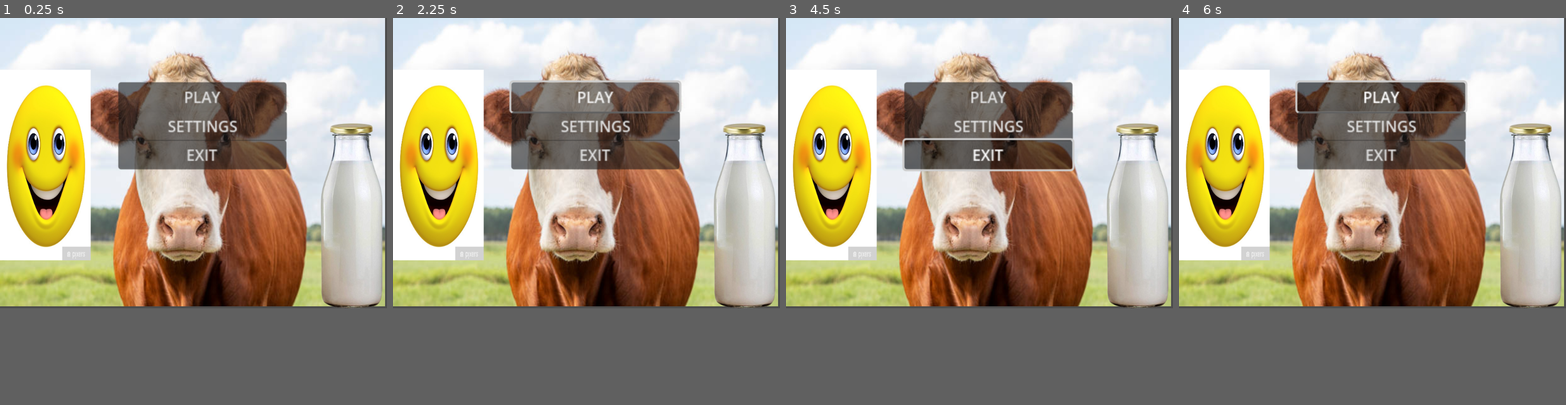
Above: before the commit, frames 1-4 (left to right).
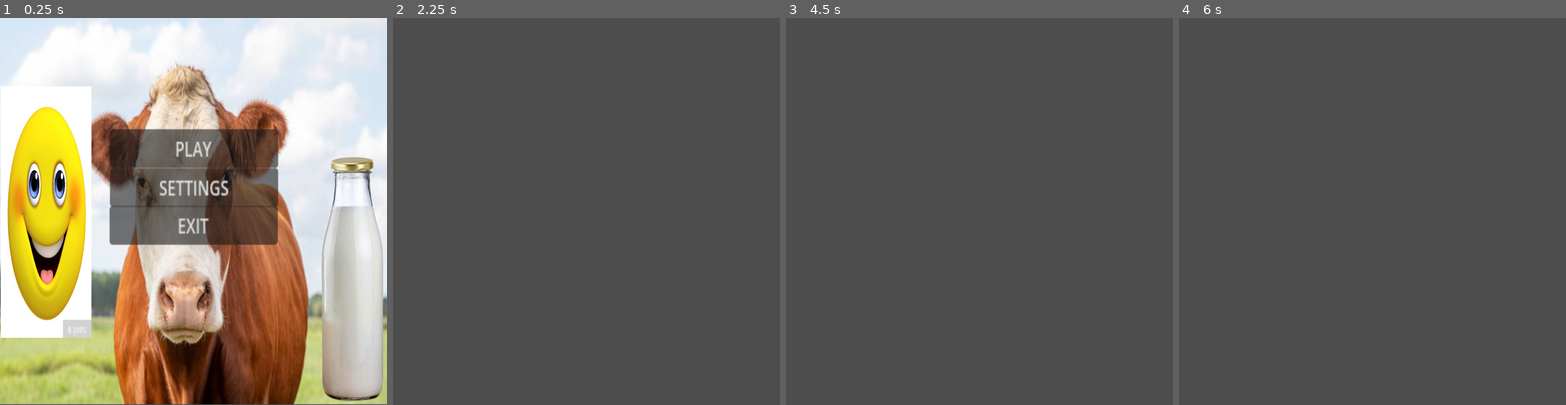
Above: after the commit, the same moments.

Repository: Temia116/Milkle_gamefart
Game: Godot game, scene res://title.tscn
Two runs of this game, one before a commit and one after it. Both use one fixed random seed, a clock stepped at 60 frames per second and the inputs below.
Inputs (mouse positions are in pixels of both pictures, inside the frame that each line leads up to):
- Up to frame 1 (0.25 s): no input
- Up to frame 2 (2.25 s): click "SETTINGS" at 0.5 s; click (586, 99) at 1.25 s, where only the run after the commit has a clickable "GO BACK"; click "PLAY" at 2 s
- Up to frame 3 (4.5 s): click (987, 95) at 2.75 s, where only the run before the commit has a clickable "PLAY"; click (987, 95) at 3.5 s, where only the run before the commit has a clickable "PLAY"; tap Enter at 4.25 s; move the mouse to (1064, 149) at 4.27 s; click (1064, 149) at 4.42 s
- Up to frame 4 (6 s): move the mouse to (1295, 176) at 5.02 s; click (1295, 176) at 5.17 s; move the mouse to (1411, 99) at 5.77 s; click (1411, 99) at 5.92 s
In our replay, the window is 800x600 before the commit and 800x800 after it. These sizes can differ from the game's own. Grey fills any space a smaller window leaves; there, only what the larger window draws over its background counts as a difference.

The runs differ from the first frame. In frame 1, 67% of the frame differs, in the area x 0-100%, y 0-100%; in frame 2, 72%, in the area x 0-100%, y 0-75%; in frame 3, 72%; in frame 4, 71%.

Commit message:
ooga booga

Diff:
--- /dev/null
+++ b/ball.tscn
@@ -0,0 +1,12 @@
+[gd_scene load_steps=2 format=3 uid="uid://chhx0225axigh"]
+
+[sub_resource type="CircleShape2D" id="CircleShape2D_cbx31"]
+
+[node name="Ball" type="Node2D"]
+
+[node name="Ball" type="RigidBody2D" parent="."]
+
+[node name="CollisionShape2D" type="CollisionShape2D" parent="Ball"]
+shape = SubResource("CircleShape2D_cbx31")
+
+[node name="Sprite2D" type="Sprite2D" parent="Ball"]
--- /dev/null
+++ b/button.gd
@@ -0,0 +1 @@
+extends Button
--- a/cannon.gd
+++ b/cannon.gd
@@ -1 +1,141 @@
+# PeggleLauncher.gd - Main launcher controller for Peggle-like game
 extends Node2D
+
+@export var ball_scene: PackedScene
+@export var ball_speed: float = 800.0
+@export var max_angle: float = 75.0  # Maximum angle from vertical (degrees)
+@export var aim_line_length: float = 200.0
+@export var aim_line_segments: int = 50
+@export var trajectory_segments: int = 30
+@export var show_trajectory: bool = true
+
+var can_shoot: bool = true
+var aim_angle: float = 0.0  # Angle from vertical (0 = straight up)
+var launch_position: Vector2
+var mouse_position: Vector2
+
+@onready var aim_line: Line2D = $AimLine
+@onready var trajectory_line: Line2D = $TrajectoryLine
+@onready var cannon: Sprite2D = $Cannon
+
+func _ready():
+	launch_position = global_position
+	setup_aim_line()
+	setup_trajectory_line()
+
+func _process(delta):
+	update_aiming()
+	draw_aim_assistance()
+
+func _input(event):
+	if event is InputEventMouseButton:
+		if event.button_index == MOUSE_BUTTON_LEFT and event.pressed and can_shoot:
+			shoot_ball()
+
+func update_aiming():
+	mouse_position = get_global_mouse_position()
+
+	# Calculate vector from launcher to mouse
+	var mouse_offset = mouse_position - launch_position
+
+	# Convert to angle from vertical (Peggle style)
+	# In Peggle, 0 degrees is straight up, positive angles go right
+	var angle_from_vertical = rad_to_deg(atan2(mouse_offset.x, -mouse_offset.y))
+
+	# Clamp angle to valid range
+	aim_angle = clamp(angle_from_vertical, -max_angle, max_angle)
+
+	# Update cannon rotation
+	if cannon:
+		cannon.rotation = deg_to_rad(aim_angle)
+
+	# Debug info
+	print("Mouse Offset: ", mouse_offset)
+	print("Aim Angle: ", aim_angle, "°")
+
+func draw_aim_assistance():
+	update_aim_line()
+	if show_trajectory:
+		update_trajectory_preview()
+
+func update_aim_line():
+	if not aim_line:
+		return
+
+	aim_line.clear_points()
+
+	# Calculate aim direction
+	var aim_direction = Vector2(sin(deg_to_rad(aim_angle)), -cos(deg_to_rad(aim_angle)))
+
+	# Draw aim line
+	var end_point = launch_position + aim_direction * aim_line_length
+	aim_line.add_point(Vector2.ZERO)  # Relative to launcher position
+	aim_line.add_point(to_local(end_point))
+
+func update_trajectory_preview():
+	if not trajectory_line:
+		return
+
+	trajectory_line.clear_points()
+
+	# Calculate initial velocity
+	var aim_direction = Vector2(sin(deg_to_rad(aim_angle)), -cos(deg_to_rad(aim_angle)))
+	var initial_velocity = aim_direction * ball_speed
+
+	# Simulate trajectory
+	var pos = launch_position
+	var velocity = initial_velocity
+	var gravity = Vector2(0, 980)  # Gravity force
+	var time_step = 0.02
+
+	for i in range(trajectory_segments):
+		trajectory_line.add_point(to_local(pos))
+
+		# Update physics
+		velocity += gravity * time_step
+		pos += velocity * time_step
+
+		# Stop if ball goes off screen
+		if pos.y > get_viewport().size.y + 100:
+			break
+
+func shoot_ball():
+	if not ball_scene or not can_shoot:
+		return
+
+	can_shoot = false
+
+	# Create ball
+	var ball = ball_scene.instantiate()
+	get_parent().add_child(ball)
+	ball.global_position = launch_position
+
+	# Calculate launch direction and velocity
+	var aim_direction = Vector2(sin(deg_to_rad(aim_angle)), -cos(deg_to_rad(aim_angle)))
+	var launch_velocity = aim_direction * ball_speed
+
+	# Setup ball
+	if ball.has_method("launch"):
+		ball.launch(launch_velocity)
+
+	# Re-enable shooting after delay (optional)
+	await get_tree().create_timer(1.0).timeout
+	can_shoot = true
+
+func setup_aim_line():
+	if not aim_line:
+		aim_line = Line2D.new()
+		add_child(aim_line)
+
+	aim_line.width = 3.0
+	aim_line.default_color = Color.RED
+	aim_line.z_index = 10
+
+func setup_trajectory_line():
+	if not trajectory_line:
+		trajectory_line = Line2D.new()
+		add_child(trajectory_line)
+
+	trajectory_line.width = 2.0
+	trajectory_line.default_color = Color(1, 1, 0, 0.7)  # Semi-transparent yellow
+	trajectory_line.z_index = 5
--- a/cannon.tscn
+++ b/cannon.tscn
@@ -1,5 +1,13 @@
-[gd_scene load_steps=2 format=3 uid="uid://d4kdt8ofi1v52"]
+[gd_scene load_steps=3 format=3 uid="uid://h5f5t0p3fjlq"]
 
-[ext_resource type="PackedScene" uid="uid://d4kdt8ofi1v52" path="res://cannon.tscn" id="1_i10un"]
+[ext_resource type="Script" uid="uid://cgupchcfb30po" path="res://cannon.gd" id="1_23j6s"]
+[ext_resource type="Texture2D" uid="uid://ccotd42huvyiv" path="res://Game assets/shooter.png" id="2_72ky0"]
 
-[node name="Cannon" instance=ExtResource("1_i10un")]
+[node name="cannon" type="Node2D"]
+script = ExtResource("1_23j6s")
+
+[node name="Shooter" type="Sprite2D" parent="."]
+position = Vector2(531, 88)
+scale = Vector2(0.495098, 0.495098)
+texture = ExtResource("2_72ky0")
+offset = Vector2(-20, 10)
--- a/game.tscn
+++ b/game.tscn
@@ -1,9 +1,6 @@
-[gd_scene load_steps=3 format=3 uid="uid://dfclp1rnqmdfv"]
+[gd_scene load_steps=2 format=3 uid="uid://c1xgpfflybmuw"]
 
 [ext_resource type="Script" uid="uid://5e5y5n4cxsi8" path="res://game.gd" id="1_80nbo"]
-[ext_resource type="PackedScene" uid="uid://d4kdt8ofi1v52" path="res://cannon.tscn" id="2_feb5d"]
 
-[node name="Game"]
+[node name="Game" type="Node2D"]
 script = ExtResource("1_80nbo")
-
-[node name="Cannon" parent="." index="0" instance=ExtResource("2_feb5d")]
--- /dev/null
+++ b/options.gd
@@ -0,0 +1,6 @@
+extends Control
+
+
+
+func _on_button_pressed():
+	get_tree().change_scene_to_file("res://title.tscn")
--- /dev/null
+++ b/options.tscn
@@ -0,0 +1,41 @@
+[gd_scene load_steps=2 format=3 uid="uid://beb5h7brr5y6y"]
+
+[ext_resource type="Script" uid="uid://gf1c642abm5q" path="res://options.gd" id="1_5v8ap"]
+
+[node name="Options" type="Control"]
+layout_mode = 3
+anchors_preset = 15
+anchor_right = 1.0
+anchor_bottom = 1.0
+offset_left = 2.0
+offset_top = -2.0
+offset_right = 2.0
+offset_bottom = -2.0
+grow_horizontal = 2
+grow_vertical = 2
+script = ExtResource("1_5v8ap")
+
+[node name="TextEdit" type="TextEdit" parent="."]
+layout_mode = 0
+offset_left = 93.0
+offset_top = 174.0
+offset_right = 964.0
+offset_bottom = 228.0
+theme_override_font_sizes/font_size = 35
+text = "WORK IN PROGRESS GO AWAY OR SIT ON MY FACE
+
+"
+
+[node name="Button" type="Button" parent="."]
+layout_mode = 1
+anchors_preset = -1
+anchor_left = -0.019
+anchor_right = -0.019
+offset_left = 358.456
+offset_top = 256.0
+offset_right = 709.456
+offset_bottom = 316.0
+theme_override_font_sizes/font_size = 50
+text = "GO BACK"
+
+[connection signal="pressed" from="Button" to="." method="_on_button_pressed"]
--- a/project.godot
+++ b/project.godot
@@ -18,4 +18,4 @@
 [display]
 
 window/size/viewport_width=1024
-window/size/viewport_height=768
+window/size/viewport_height=1024
--- a/title.gd
+++ b/title.gd
@@ -3,3 +3,11 @@
 
 func _on_play_pressed():
 	get_tree().change_scene_to_file("res://game.tscn")
+
+
+func _on_settings_pressed():
+	get_tree().change_scene_to_file("res://options.tscn")
+
+
+func _on_exit_pressed():
+	get_tree().quit()
--- a/title.tscn
+++ b/title.tscn
@@ -17,8 +17,9 @@
 [node name="TextureRect" type="TextureRect" parent="."]
 z_index = -1
 layout_mode = 0
-offset_right = 1019.0
-offset_bottom = 763.0
+offset_left = -2.0
+offset_right = 1022.0
+offset_bottom = 774.0
 texture = ExtResource("2_kpexm")
 
 [node name="TextureRect2" type="TextureRect" parent="."]
@@ -39,31 +40,38 @@
 
 [node name="PLAY" type="Button" parent="."]
 layout_mode = 2
-offset_left = 313.0
-offset_top = 170.0
-offset_right = 491.025
-offset_bottom = 201.0
+offset_left = 289.0
+offset_top = 223.0
+offset_right = 467.0
+offset_bottom = 254.0
 scale = Vector2(2.5, 2.5)
 text = "PLAY
 "
 
 [node name="SETTINGS" type="Button" parent="."]
 layout_mode = 2
-offset_left = 314.0
-offset_top = 247.0
-offset_right = 492.0
-offset_bottom = 278.0
+offset_left = 289.0
+offset_top = 301.0
+offset_right = 467.0
+offset_bottom = 332.0
 scale = Vector2(2.5, 2.5)
 text = "SETTINGS"
 
 [node name="EXIT" type="Button" parent="."]
 layout_mode = 2
-offset_left = 313.0
-offset_top = 323.0
-offset_right = 491.0
-offset_bottom = 354.0
+offset_left = 288.0
+offset_top = 377.0
+offset_right = 466.0
+offset_bottom = 408.0
 scale = Vector2(2.5, 2.5)
 text = "EXIT
 "
 
+[node name="Camera2D" type="Camera2D" parent="."]
+position = Vector2(-2, 0)
+anchor_mode = 0
+zoom = Vector2(1, 1.32)
+
 [connection signal="pressed" from="PLAY" to="." method="_on_play_pressed"]
+[connection signal="pressed" from="SETTINGS" to="." method="_on_settings_pressed"]
+[connection signal="pressed" from="EXIT" to="." method="_on_exit_pressed"]
Not shown, added: Game assets/ChatGPT Image Jun 17, 2025, 10_23_40 AM.png.import
Binary file added: Game assets/moo moo.png
Not shown, added: Game assets/moo moo.png.import
Binary file added: Game assets/shooter.png
Not shown, added: Game assets/shooter.png.import
Not shown, added: button.gd.uid
Not shown, added: options.gd.uid
